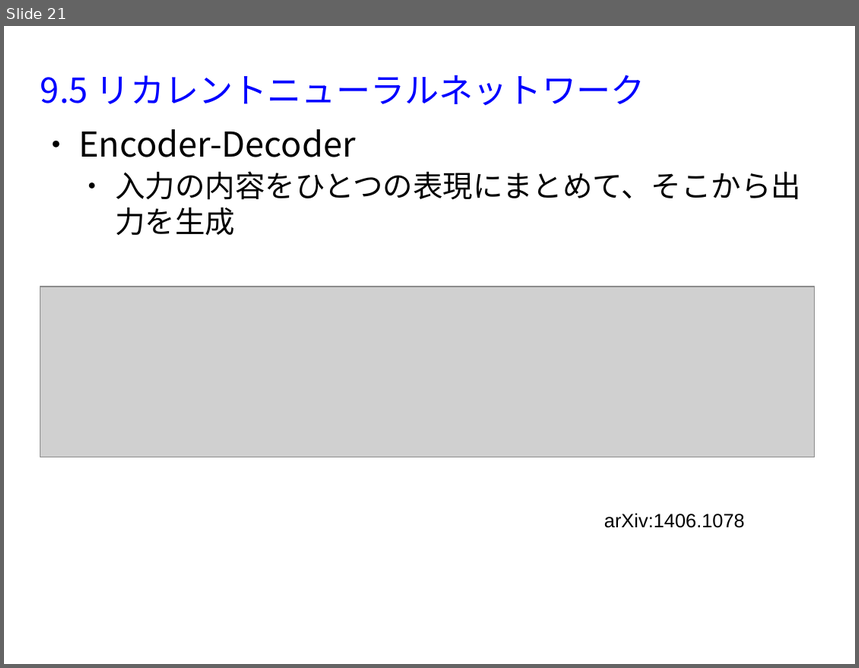
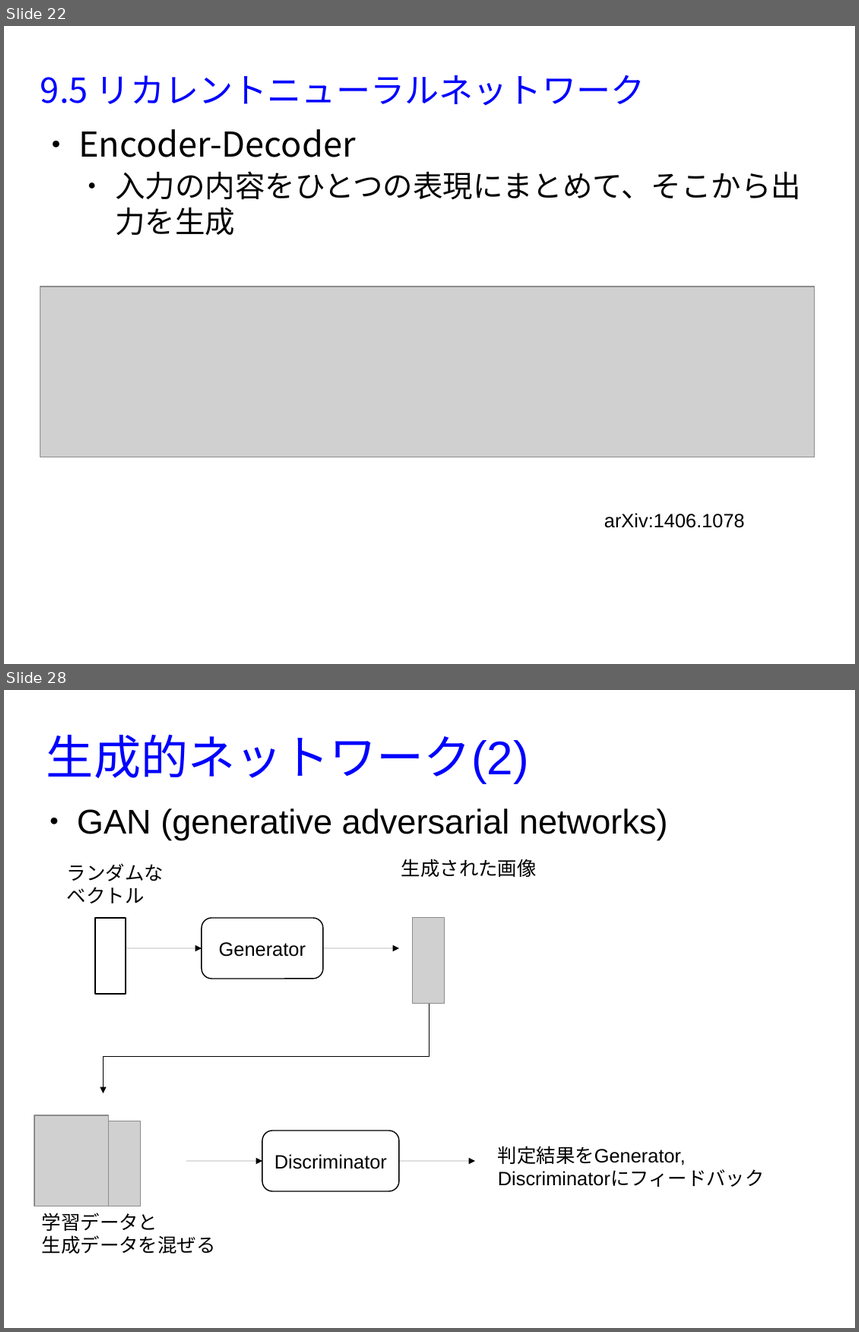
Before and after one commit to MasahiroAraki/MachineLearning, a slide deck: slides/chap09.odp. Shown one above the other, each under a label of ours: slide 21 before the commit, slides 22 and 28 after it; the slides between them are not shown. The pictures are 859x668 and 859x1332 pixels, drawn with LibreOffice and Linux fonts; fonts in the diff are those of the drawing; grey boxes stand for pictures. Boxes give left, top, right and bottom in pixels: in the first picture for what was removed or moved away, otherwise in the second. Text is boxed around its words. In the diff, an @@ line names an element or a change of style, - is before the commit and + after.

```diff
--- a/slides/chap09.odp
+++ b/slides/chap09.odp
@@ slide 28 added at box(4, 690, 855, 1328), background #FFFFFF @@
@@ title added at box(47, 734, 529, 784), 44 pt, text #0000FF @@
+生成的ネットワーク(2)
@@ text added at box(77, 809, 668, 840), 32 pt, text #000000 @@
+● GAN (generative adversarial networks)
@@ text added at box(67, 863, 164, 904), 18 pt, text #000000 @@
+ランダムな
+ベクトル
@@ text added at box(401, 859, 537, 877), 18 pt, text #000000 @@
+生成された画像
@@ rectangle added at box(95, 918, 126, 993), outline #000000 0.99 pt @@
@@ rounded rectangle added at box(202, 918, 323, 979), outline #000000 0.99 pt, 18 pt, text #000000 @@
+Generator
@@ picture added at box(413, 918, 444, 1004) @@
@@ arrow added from (126, 948) to (202, 948), #000000 0 pt @@
@@ arrow added from (323, 948) to (399, 948), #000000 0 pt @@
@@ elbow arrow added from (429, 1004) to (103, 1094), #000000 0 pt @@
@@ picture added at box(34, 1116, 108, 1207) @@
@@ picture added at box(109, 1121, 141, 1207) @@
@@ rounded rectangle added at box(262, 1131, 399, 1192), outline #000000 0.99 pt, 18 pt, text #000000 @@
+Discriminator
@@ arrow added from (186, 1161) to (262, 1161), #000000 0 pt @@
@@ arrow added from (399, 1161) to (475, 1161), #000000 0 pt @@
@@ text added at box(498, 1146, 765, 1187), 18 pt, text #000000 @@
+判定結果をGenerator,
+Discriminatorにフィードバック
@@ text added at box(42, 1213, 216, 1254), 18 pt, text #000000 @@
+学習データと
+生成データを混ぜる
@@ what was slide 21 is now slide 22 @@
```
Also in this commit, not shown: 2 slides changed, 6 other slides added, 4 other files.
